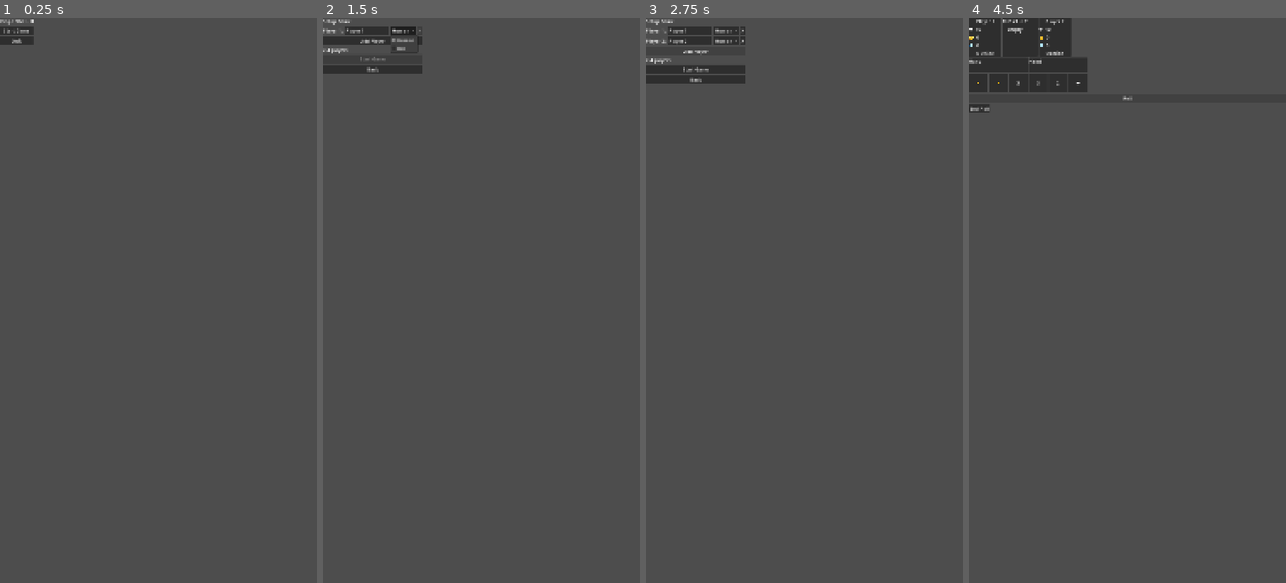
Above: before the commit, frames 1-4 (left to right).
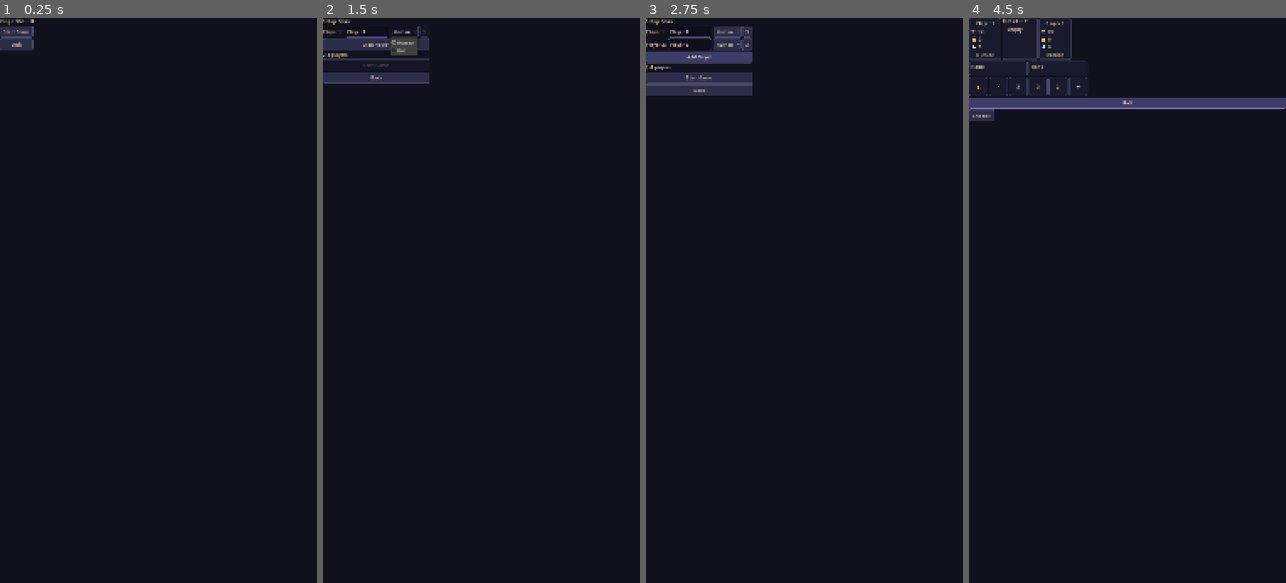
Above: after the commit, the same moments.

Repository: bogus998/KingOfTheHill
Game: Godot game, scene res://scenes/menus/main_menu.tscn
Two runs of this game, one before a commit and one after it. Both use one fixed random seed, a clock stepped at 60 frames per second and the inputs below.
Inputs:
- Up to frame 1 (0.25 s): no input
- Up to frame 2 (1.5 s): click "Start Game" at 0.5 s; click "Human" at 1.25 s
- Up to frame 3 (2.75 s): click "Add Player" at 2 s
- Up to frame 4 (4.5 s): click "Start Game" at 2.75 s; click "Ready!" at 3.5 s; click "Roll" at 4.25 s

The runs differ from the first frame. In frame 1, 100% of the frame differs, in the area x 0-100%, y 0-100%; in frame 2, 100%; in frame 3, 100%; in frame 4, 97%.

Commit message:
Implement Milestone 8 — audio, dark theme, and animations
- AudioManager: pooled SFX players, graceful null-stream handling,
  autoload signal hooks (damage, heal, gold, card buy, game start/end);
  scene-level hooks for vault enter/flee and dice roll/hold
- Custom dark-stone Theme (.tres) applied project-wide via project.godot;
  dark clear color set to match panels
- Die controller: scale-bounce tween on roll, pivot centered, SFX calls
- Card display: Icon TextureRect slot (hidden until card_icon is set)
- Player panel: per-signal handlers, damage flash tween, animated
  gold/gem counters; eliminated state preserved through flash

Co-Authored-By: Claude Sonnet 4.6 <noreply@anthropic.com>

Diff:
--- a/autoloads/audio_manager.gd
+++ b/autoloads/audio_manager.gd
@@ -1,2 +1,70 @@
 extends Node
-# Milestone 8 — stub so project.godot autoload entry is valid
+
+const _STREAM_PATHS: Dictionary = {
+	"dice_roll":   "res://assets/audio/sfx/dice_roll.ogg",
+	"die_hold":    "res://assets/audio/sfx/die_hold.ogg",
+	"gold_gain":   "res://assets/audio/sfx/gold_gain.ogg",
+	"damage":      "res://assets/audio/sfx/damage.ogg",
+	"heal":        "res://assets/audio/sfx/heal.ogg",
+	"card_buy":    "res://assets/audio/sfx/card_buy.ogg",
+	"vault_enter": "res://assets/audio/sfx/vault_enter.ogg",
+	"vault_flee":  "res://assets/audio/sfx/vault_flee.ogg",
+	"game_over":   "res://assets/audio/sfx/game_over.ogg",
+	"music_main":  "res://assets/audio/music/main_theme.ogg",
+}
+
+var _music_player: AudioStreamPlayer
+var _sfx_pool: Array[AudioStreamPlayer] = []
+var _streams: Dictionary = {}
+
+func _ready() -> void:
+	_music_player = AudioStreamPlayer.new()
+	add_child(_music_player)
+	for i in 4:
+		var p := AudioStreamPlayer.new()
+		add_child(p)
+		_sfx_pool.append(p)
+	_preload_streams()
+	PlayerManager.player_damaged.connect(_on_player_damaged)
+	PlayerManager.player_healed.connect(_on_player_healed)
+	PlayerManager.gold_changed.connect(_on_gold_changed)
+	CardShop.card_purchased.connect(_on_card_purchased)
+	GameManager.game_started.connect(_on_game_started)
+	GameManager.game_ended.connect(_on_game_ended)
+
+func play_sfx(event: String) -> void:
+	var stream: AudioStream = _streams.get(event)
+	if stream == null:
+		return
+	for player in _sfx_pool:
+		if not player.playing:
+			player.stream = stream
+			player.play()
+			return
+
+func play_music(track: String) -> void:
+	var stream: AudioStream = _streams.get(track)
+	if stream == null:
+		return
+	if _music_player.playing and _music_player.stream == stream:
+		return
+	_music_player.stream = stream
+	_music_player.play()
+
+func stop_music() -> void:
+	_music_player.stop()
+
+func _preload_streams() -> void:
+	for event: String in _STREAM_PATHS:
+		var path: String = _STREAM_PATHS[event]
+		if ResourceLoader.exists(path):
+			_streams[event] = load(path)
+
+func _on_player_damaged(_idx: int, _hp: int) -> void:       play_sfx("damage")
+func _on_player_healed(_idx: int, _hp: int) -> void:        play_sfx("heal")
+func _on_gold_changed(_idx: int, _gold: int) -> void:       play_sfx("gold_gain")
+func _on_card_purchased(_idx: int, _card: CardData) -> void: play_sfx("card_buy")
+func _on_game_started() -> void:                             play_music("music_main")
+func _on_game_ended(_winner: int, _reason: String) -> void:
+	play_sfx("game_over")
+	stop_music()
--- a/project.godot
+++ b/project.godot
@@ -28,9 +28,9 @@
 
 window/size/viewport_width=1080
 window/size/viewport_height=1920
-window/handheld/orientation="portrait"
 window/stretch/mode="canvas_items"
 window/stretch/aspect="expand"
+window/handheld/orientation="portrait"
 
 [editor_plugins]
 
@@ -40,7 +40,12 @@
 
 3d/physics_engine="Jolt Physics"
 
+[gui]
+
+theme/custom="res://resources/main_theme.tres"
+
 [rendering]
 
+environment/defaults/default_clear_color = Color(0.067, 0.067, 0.118, 1)
 rendering_device/driver.windows="d3d12"
 renderer/rendering_method="mobile"
--- /dev/null
+++ b/resources/main_theme.tres
@@ -0,0 +1,119 @@
+[gd_resource type="Theme" load_steps=7 format=3]
+
+[sub_resource type="StyleBoxFlat" id="panel"]
+bg_color = Color(0.102, 0.102, 0.18, 1)
+border_width_left = 2
+border_width_top = 2
+border_width_right = 2
+border_width_bottom = 2
+border_color = Color(0.29, 0.29, 0.416, 1)
+corner_radius_top_left = 6
+corner_radius_top_right = 6
+corner_radius_bottom_right = 6
+corner_radius_bottom_left = 6
+content_margin_left = 8.0
+content_margin_top = 6.0
+content_margin_right = 8.0
+content_margin_bottom = 6.0
+
+[sub_resource type="StyleBoxFlat" id="btn_normal"]
+bg_color = Color(0.176, 0.176, 0.29, 1)
+border_width_left = 1
+border_width_top = 1
+border_width_right = 1
+border_width_bottom = 1
+border_color = Color(0.29, 0.29, 0.416, 1)
+corner_radius_top_left = 4
+corner_radius_top_right = 4
+corner_radius_bottom_right = 4
+corner_radius_bottom_left = 4
+content_margin_left = 12.0
+content_margin_top = 8.0
+content_margin_right = 12.0
+content_margin_bottom = 8.0
+
+[sub_resource type="StyleBoxFlat" id="btn_hover"]
+bg_color = Color(0.239, 0.239, 0.416, 1)
+border_width_left = 1
+border_width_top = 1
+border_width_right = 1
+border_width_bottom = 1
+border_color = Color(0.5, 0.5, 0.7, 1)
+corner_radius_top_left = 4
+corner_radius_top_right = 4
+corner_radius_bottom_right = 4
+corner_radius_bottom_left = 4
+content_margin_left = 12.0
+content_margin_top = 8.0
+content_margin_right = 12.0
+content_margin_bottom = 8.0
+
+[sub_resource type="StyleBoxFlat" id="btn_pressed"]
+bg_color = Color(0.067, 0.067, 0.157, 1)
+border_width_left = 1
+border_width_top = 1
+border_width_right = 1
+border_width_bottom = 1
+border_color = Color(0.29, 0.29, 0.416, 1)
+corner_radius_top_left = 4
+corner_radius_top_right = 4
+corner_radius_bottom_right = 4
+corner_radius_bottom_left = 4
+content_margin_left = 12.0
+content_margin_top = 8.0
+content_margin_right = 12.0
+content_margin_bottom = 8.0
+
+[sub_resource type="StyleBoxFlat" id="btn_disabled"]
+bg_color = Color(0.1, 0.1, 0.18, 0.5)
+border_width_left = 1
+border_width_top = 1
+border_width_right = 1
+border_width_bottom = 1
+border_color = Color(0.2, 0.2, 0.3, 1)
+corner_radius_top_left = 4
+corner_radius_top_right = 4
+corner_radius_bottom_right = 4
+corner_radius_bottom_left = 4
+content_margin_left = 12.0
+content_margin_top = 8.0
+content_margin_right = 12.0
+content_margin_bottom = 8.0
+
+[sub_resource type="StyleBoxFlat" id="lineedit_normal"]
+bg_color = Color(0.05, 0.05, 0.12, 1)
+border_width_left = 1
+border_width_top = 1
+border_width_right = 1
+border_width_bottom = 1
+border_color = Color(0.29, 0.29, 0.416, 1)
+corner_radius_top_left = 4
+corner_radius_top_right = 4
+corner_radius_bottom_right = 4
+corner_radius_bottom_left = 4
+content_margin_left = 8.0
+content_margin_top = 6.0
+content_margin_right = 8.0
+content_margin_bottom = 6.0
+
+[resource]
+default_font_size = 16
+Panel/styles/panel = SubResource("panel")
+PanelContainer/styles/panel = SubResource("panel")
+Button/styles/normal = SubResource("btn_normal")
+Button/styles/hover = SubResource("btn_hover")
+Button/styles/pressed = SubResource("btn_pressed")
+Button/styles/disabled = SubResource("btn_disabled")
+Button/styles/focus = SubResource("btn_hover")
+Button/colors/font_color = Color(0.91, 0.831, 0.627, 1)
+Button/colors/font_hover_color = Color(1.0, 0.95, 0.75, 1)
+Button/colors/font_pressed_color = Color(0.7, 0.63, 0.47, 1)
+Button/colors/font_disabled_color = Color(0.5, 0.45, 0.35, 0.6)
+Button/colors/font_focus_color = Color(1.0, 0.95, 0.75, 1)
+Label/colors/font_color = Color(0.91, 0.831, 0.627, 1)
+LineEdit/styles/normal = SubResource("lineedit_normal")
+LineEdit/styles/focus = SubResource("lineedit_normal")
+LineEdit/colors/font_color = Color(0.91, 0.831, 0.627, 1)
+LineEdit/colors/font_selected_color = Color(1.0, 0.95, 0.75, 1)
+LineEdit/colors/caret_color = Color(0.91, 0.831, 0.627, 1)
+LineEdit/colors/selection_color = Color(0.29, 0.29, 0.416, 0.7)
--- a/scenes/cards/card_display.tscn
+++ b/scenes/cards/card_display.tscn
@@ -8,6 +8,12 @@
 
 [node name="VBox" type="VBoxContainer" parent="."]
 layout_mode = 2
+
+[node name="Icon" type="TextureRect" parent="VBox"]
+custom_minimum_size = Vector2(0, 60)
+stretch_mode = 5
+expand_mode = 2
+visible = false
 
 [node name="NameLabel" type="Label" parent="VBox"]
 text = "Card Name"
--- a/scripts/cards/card_display_controller.gd
+++ b/scripts/cards/card_display_controller.gd
@@ -4,6 +4,7 @@
 
 @export var slot_index: int = 0
 
+@onready var _icon: TextureRect = $VBox/Icon
 @onready var _name_label: Label = $VBox/NameLabel
 @onready var _cost_label: Label = $VBox/CostLabel
 @onready var _desc_label: Label = $VBox/DescLabel
@@ -14,6 +15,8 @@
 		visible = false
 		return
 	visible = true
+	_icon.texture = card.card_icon
+	_icon.visible = card.card_icon != null
 	_name_label.text = card.card_name
 	_cost_label.text = "💎 %d" % card.gem_cost
 	_desc_label.text = card.description
--- a/scripts/dice/die_controller.gd
+++ b/scripts/dice/die_controller.gd
@@ -14,6 +14,7 @@
 
 func _ready() -> void:
 	_face_label.text = _face_to_text(face)
+	pivot_offset = custom_minimum_size / 2.0
 
 func set_holdable(value: bool) -> void:
 	_holdable = value
@@ -32,11 +33,17 @@
 	face = faces[randi() % faces.size()]
 	_face_label.text = _face_to_text(face)
 	face_changed.emit(face)
+	AudioManager.play_sfx("dice_roll")
+	var tw := create_tween()
+	tw.tween_property(self, "scale", Vector2(1.2, 1.2), 0.06)
+	tw.tween_property(self, "scale", Vector2(0.9, 0.9), 0.06)
+	tw.tween_property(self, "scale", Vector2(1.0, 1.0), 0.05)
 
 func toggle_hold() -> void:
 	state = DieState.HELD if state == DieState.ACTIVE else DieState.ACTIVE
 	modulate = Color(0.5, 0.7, 1.0) if state == DieState.HELD else Color.WHITE
 	hold_changed.emit(state == DieState.HELD)
+	AudioManager.play_sfx("die_hold")
 
 func reset_hold() -> void:
 	_holdable = false
--- a/scripts/game/main_game_controller.gd
+++ b/scripts/game/main_game_controller.gd
@@ -88,6 +88,7 @@
 		TurnManager.advance_phase()  # RESOLUTION → BUY_CARDS
 
 func _on_vault_entered(_player_index: int) -> void:
+	AudioManager.play_sfx("vault_enter")
 	TurnManager.advance_phase()
 
 func _on_vault_attacked(_attacker: int, _claws: int) -> void:
@@ -109,6 +110,7 @@
 	_vault_area.handle_flee(_pending_attacker)
 	_escape_dialog.hide_dialog()
 	_pending_attacker = -1
+	AudioManager.play_sfx("vault_flee")
 	TurnManager.advance_phase()
 
 func _on_stay() -> void:
--- a/scripts/players/player_panel_controller.gd
+++ b/scripts/players/player_panel_controller.gd
@@ -8,19 +8,41 @@
 @onready var _gems_label: Label = $VBoxContainer/GemsRow/GemsLabel
 @onready var _position_label: Label = $VBoxContainer/PositionLabel
 
+var _displayed_gold: int = 0
+var _displayed_gems: int = 0
+
 func _ready() -> void:
-	PlayerManager.player_damaged.connect(_on_stat_changed)
-	PlayerManager.player_healed.connect(_on_stat_changed)
-	PlayerManager.gold_changed.connect(_on_stat_changed)
-	PlayerManager.gem_changed.connect(_on_stat_changed)
+	PlayerManager.player_damaged.connect(_on_damaged)
+	PlayerManager.player_healed.connect(_on_healed)
+	PlayerManager.gold_changed.connect(_on_gold_changed)
+	PlayerManager.gem_changed.connect(_on_gem_changed)
 	PlayerManager.position_changed.connect(_on_position_changed)
 	PlayerManager.player_eliminated.connect(_on_eliminated)
 	GameManager.game_started.connect(_refresh)
 	_refresh()
 
-func _on_stat_changed(idx: int, _value: int) -> void:
-	if idx == player_index:
-		_refresh()
+func _on_damaged(idx: int, new_hp: int) -> void:
+	if idx != player_index:
+		return
+	_health_label.text = str(new_hp)
+	_flash_damage()
+
+func _on_healed(idx: int, new_hp: int) -> void:
+	if idx != player_index:
+		return
+	_health_label.text = str(new_hp)
+
+func _on_gold_changed(idx: int, new_gold: int) -> void:
+	if idx != player_index:
+		return
+	_animate_value(_gold_label, _displayed_gold, new_gold)
+	_displayed_gold = new_gold
+
+func _on_gem_changed(idx: int, new_gems: int) -> void:
+	if idx != player_index:
+		return
+	_animate_value(_gems_label, _displayed_gems, new_gems)
+	_displayed_gems = new_gems
 
 func _on_position_changed(idx: int, _pos: PlayerData.PlayerPosition) -> void:
 	if idx == player_index:
@@ -30,6 +52,20 @@
 	if idx == player_index:
 		modulate = Color(0.5, 0.5, 0.5)
 
+func _flash_damage() -> void:
+	var tw := create_tween()
+	tw.tween_property(self, "modulate", Color(1.0, 0.25, 0.25), 0.05)
+	tw.tween_property(self, "modulate", Color.WHITE, 0.35)
+	tw.tween_callback(func():
+		if player_index >= 0 and player_index < PlayerManager.players.size():
+			if PlayerManager.players[player_index].is_eliminated:
+				modulate = Color(0.5, 0.5, 0.5)
+	)
+
+func _animate_value(label: Label, from: int, to: int) -> void:
+	var tw := create_tween()
+	tw.tween_method(func(v: float): label.text = str(int(v)), float(from), float(to), 0.4)
+
 func _refresh() -> void:
 	if player_index < 0 or player_index >= PlayerManager.players.size():
 		return
@@ -37,5 +73,7 @@
 	_name_label.text = p.player_name
 	_health_label.text = str(p.health)
 	_gold_label.text = str(p.gold)
+	_displayed_gold = p.gold
 	_gems_label.text = str(p.gems)
+	_displayed_gems = p.gems
 	_position_label.text = "In Vault" if p.position == PlayerData.PlayerPosition.AT_VAULT else "Outside"
